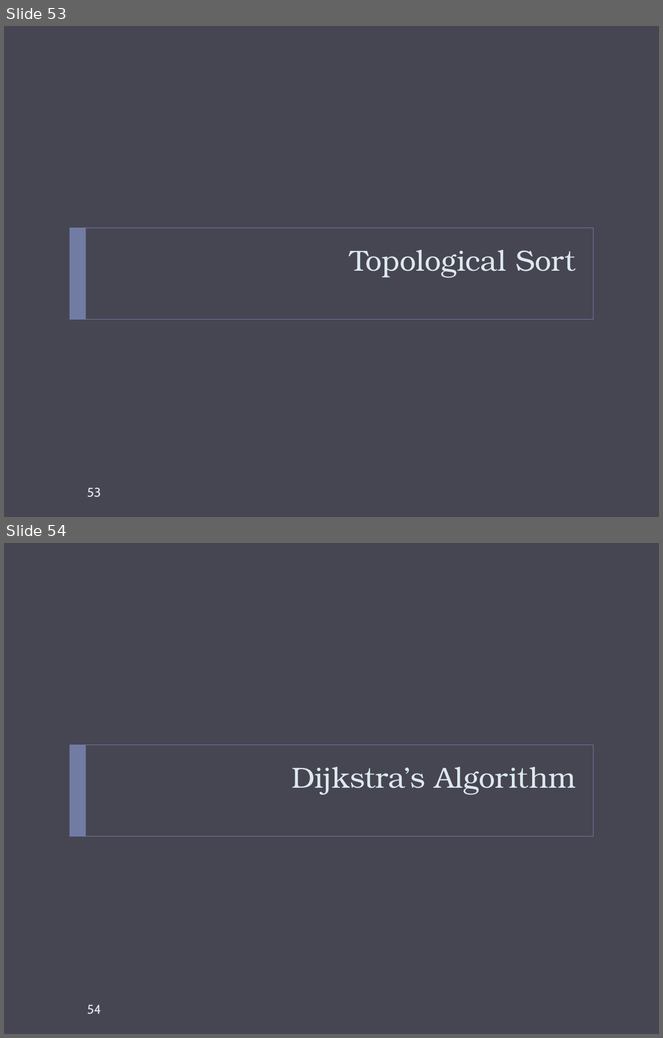
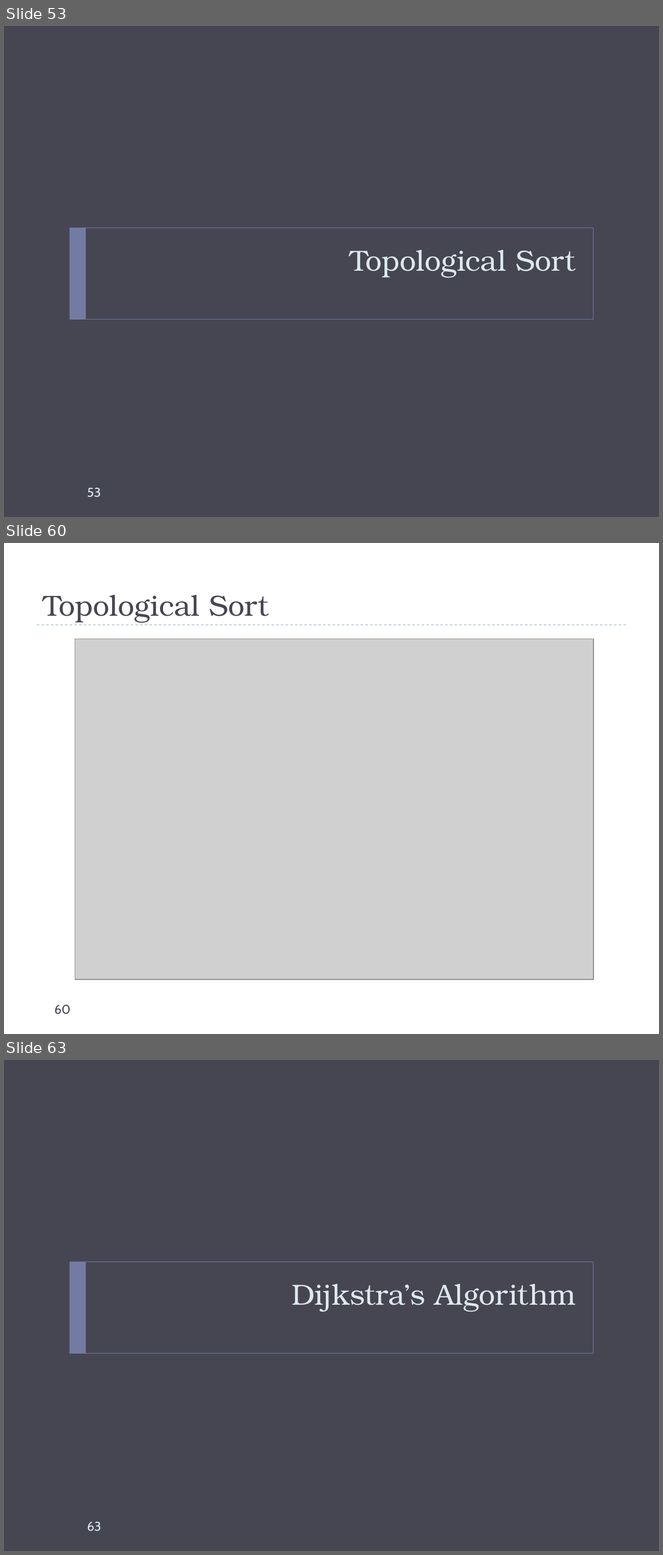
Before and after one commit to markfloryan/dsa2, a slide deck: slides/graphs-basic.pptx. Shown one above the other, each under a label of ours: slides 53 and 54 before the commit, slides 53, 60 and 63 after it; the slides between them are not shown. The pictures are 663x1038 and 663x1555 pixels, drawn with LibreOffice and Linux fonts; fonts in the diff are those of the drawing; grey boxes stand for pictures. Boxes give left, top, right and bottom in pixels: in the first picture for what was removed or moved away, otherwise in the second. Text is boxed around its words. In the diff, an @@ line names an element or a change of style, - is before the commit and + after.

```diff
--- a/slides/graphs-basic.pptx
+++ b/slides/graphs-basic.pptx
@@ slide 60 added at box(4, 543, 659, 1034), background #FFFFFF @@
@@ title added at box(43, 595, 269, 623), 32 pt, text #464653 @@
+Topological Sort
@@ line added from (37, 625) to (626, 625), #9FB8CD 0.75 pt dashed @@
@@ picture added at box(75, 639, 594, 980) @@
@@ page number added at box(54, 1005, 71, 1015), 14 pt, text #464653 @@
+60
@@ what was slide 54 is now slide 63 @@
@@ page number at box(87, 1522, 101, 1532): text changed @@
-54
+63
```
Also in this commit, not shown: 17 slides changed, 8 other slides added, 2 slides removed, 9 other files.
